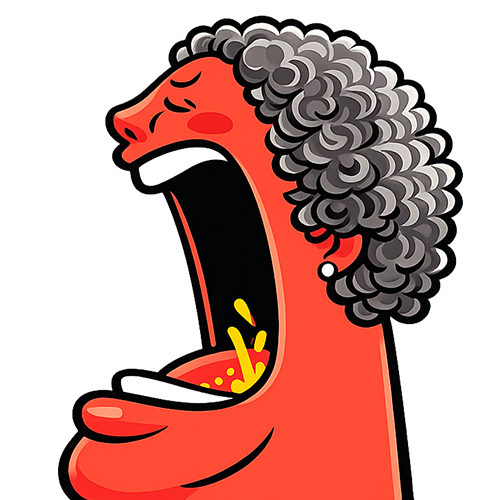
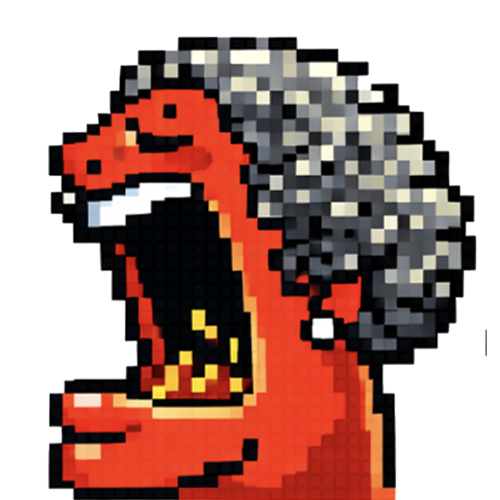
Layer changes from the first 500×500 image to the second:
added layer "レイヤー 5" above "レイヤー 4" over [47, 36, 487, 500]
hid "レイヤー 4" (1st of 2) over [286, 444, 415, 500]
hid "レイヤー 4" (2nd of 2) over [58, 15, 464, 500]
